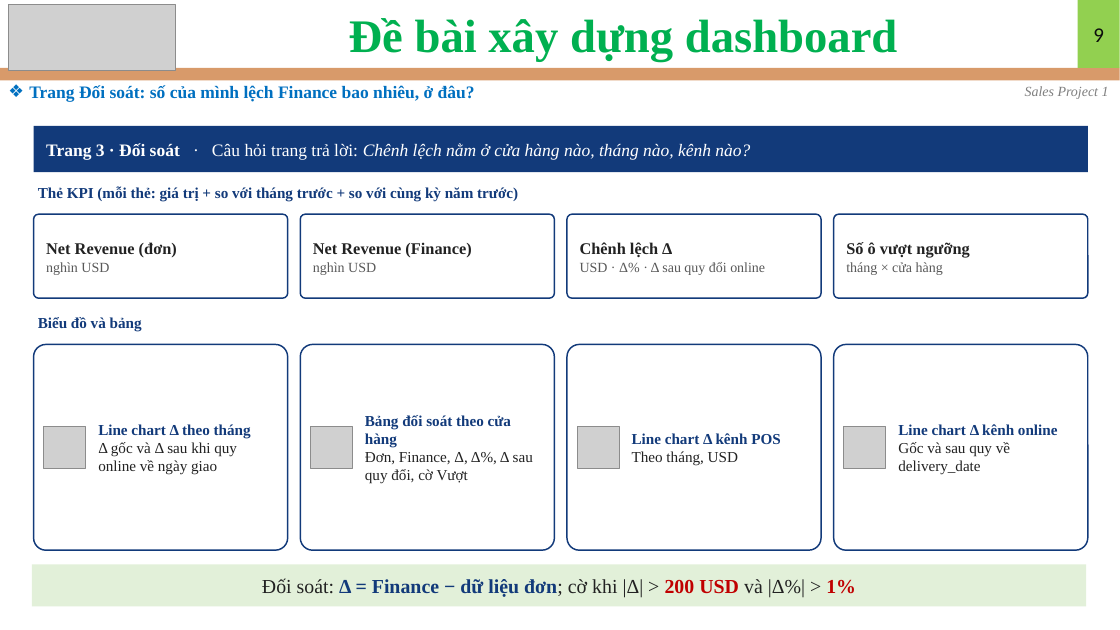
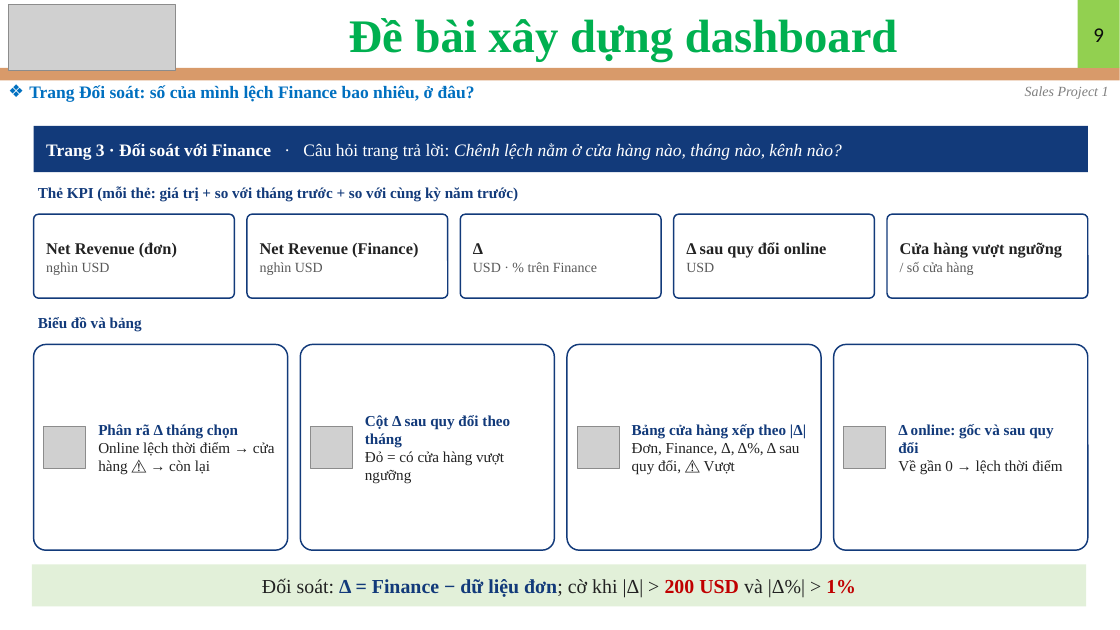
Before and after one commit to nguyennguyenphuc/eDA-Mentor, a slide deck: slide 9 of Sales/Sales Data/Project 1/Slide_Project_1.pptx. Drawn at 1120x630 pixels with LibreOffice and Linux fonts; fonts in the diff are those of the drawing; grey boxes stand for pictures. Boxes give left, top, right and bottom in pixels: in the first picture for what was removed or moved away, otherwise in the second. Text is boxed around its words. In the diff, an @@ line names an element or a change of style, - is before the commit and + after.

```diff
--- a/Sales/Sales Data/Project 1/Slide_Project_1.pptx
+++ b/Sales/Sales Data/Project 1/Slide_Project_1.pptx
@@ text in rectangle at [46,143,842,160]: text changed; italic off @@
-Trang 3 · Đối soát · Câu hỏi trang trả lời: Chênh lệch nằm ở cửa hàng nào, tháng nào, kênh nào?
+Trang 3 · Đối soát với Finance · Câu hỏi trang trả lời: Chênh lệch nằm ở cửa hàng nào, tháng nào, kênh nào?
@@ rounded rectangle: place and size @@
-rounded rectangle at [34,214,287,298]
+rounded rectangle at [34,214,234,298]
@@ rounded rectangle: place and size @@
-rounded rectangle at [301,214,555,298]
+rounded rectangle at [247,214,448,298]
@@ text "Net Revenue (Finance)": place and size @@
-text "Net Revenue (Finance)" at [313,242,471,275]
+text "Net Revenue (Finance)" at [260,242,418,275]
@@ rounded rectangle added at [460,214,661,298], fill #FFFFFF, outline #123A7A 1.25 pt @@
@@ rounded rectangle: place and size @@
-rounded rectangle at [567,214,821,298]
+rounded rectangle at [674,214,875,298]
@@ rounded rectangle: place and size @@
-rounded rectangle at [834,214,1088,298]
+rounded rectangle at [887,214,1088,298]
@@ text added at [473,243,597,272], 12 pt, text #595959 @@
+Δ
+USD · % trên Finance
@@ text at [686,242,827,272]: text changed; size 12 to 14 pt; text colour #595959 to #222222; bold on @@
-Chênh lệch Δ
-USD · Δ% · Δ sau quy đổi online
+Δ sau quy đổi online
+USD
@@ text at [900,242,1062,275]: text changed @@
-Số ô vượt ngưỡng
-tháng × cửa hàng
+Cửa hàng vượt ngưỡng
+/ số cửa hàng
@@ text added at [365,415,510,484], 13 pt, text #123A7A, bold @@
+Cột Δ sau quy đổi theo tháng
+Đỏ = có cửa hàng vượt ngưỡng
@@ text at [98,424,275,475]: text changed @@
-Line chart Δ theo tháng
-Δ gốc và Δ sau khi quy online về ngày giao
+Phân rã Δ tháng chọn
+Online lệch thời điểm → cửa hàng ⚠ → còn lại
@@ text at [632,424,806,475]: text changed @@
-Bảng đối soát theo cửa hàng
-Đơn, Finance, Δ, Δ%, Δ sau quy đổi, cờ Vượt
+Bảng cửa hàng xếp theo |Δ|
+Đơn, Finance, Δ, Δ%, Δ sau quy đổi, ⚠ Vượt
@@ text removed at [632,433,780,466] @@
-Line chart Δ kênh POS
-Theo tháng, USD
@@ text at [898,424,1062,475]: text changed; text colour #222222 to #123A7A; bold on @@
-Line chart Δ kênh online
-Gốc và sau quy về delivery_date
+Δ online: gốc và sau quy đổi
+Về gần 0 → lệch thời điểm
```
Also in this commit, not shown: 10 other slides changed, 1 slide added, 57 other files.
